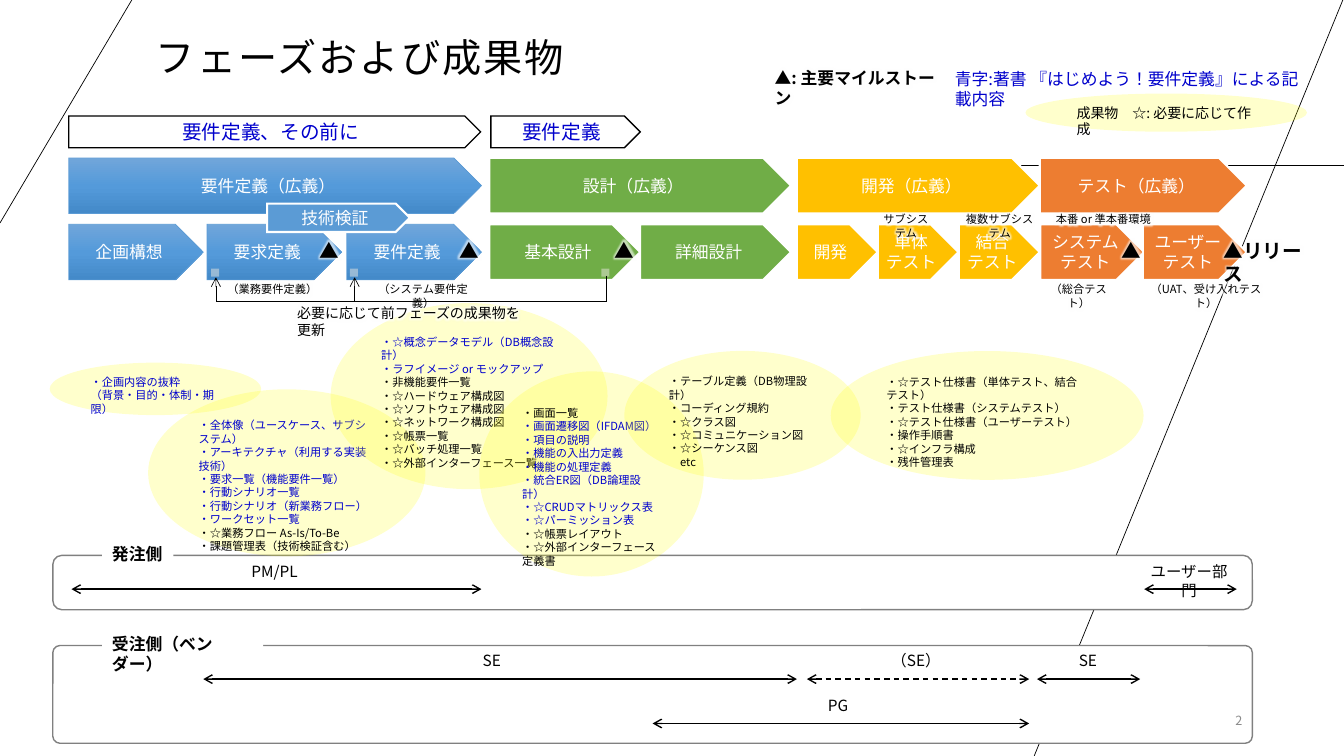
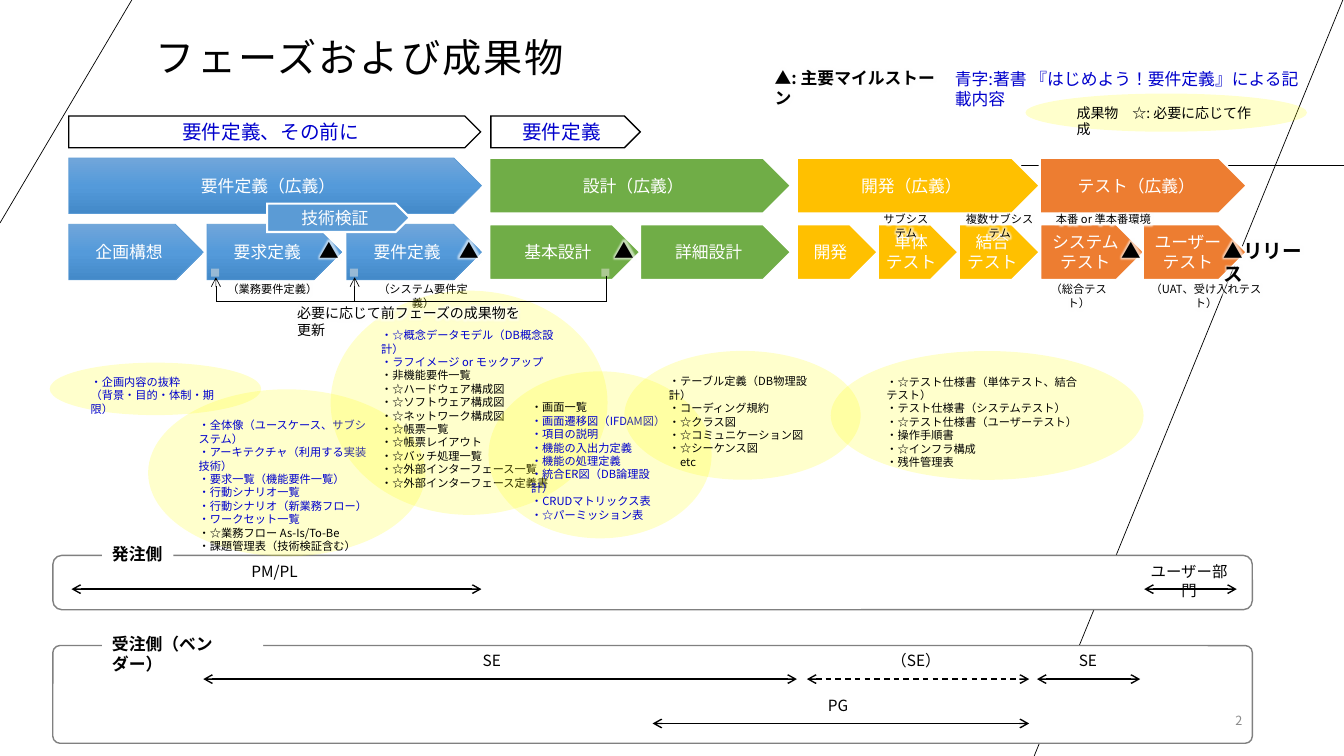
Before and after one commit to atman-33/system-dev-docs, a slide deck: slide 2 of water-fall/システム開発の進め方.pptx. Drawn at 1344x756 pixels with LibreOffice and Linux fonts; fonts in the diff are those of the drawing. Boxes give left, top, right and bottom in pixels: in the first picture for what was removed or moved away, otherwise in the second. Text is boxed around its words. In the diff, an @@ line names an element or a change of style, - is before the commit and + after.

```diff
--- a/water-fall/システム開発の進め方.pptx
+++ b/water-fall/システム開発の進め方.pptx
@@ ellipse "・☆概念データモデル（DB概念設計）": place and size @@
-ellipse "・☆概念データモデル（DB概念設計）" at (331,303,608,490)
+ellipse "・☆概念データモデル（DB概念設計）" at (331,290,608,514)
@@ ellipse "・画面一覧": place and size @@
-ellipse "・画面一覧" at (480,371,705,577)
+ellipse "・画面一覧" at (489,371,712,538)
@@ text in ellipse at (381,436,482,447): paragraph added @@
+・☆帳票レイアウト
@@ text in ellipse at (381,475,548,490): paragraph added @@
+・☆外部インターフェース定義書
@@ text in ellipse at (531,494,651,506): text changed @@
-・☆CRUDマトリックス表
+・CRUDマトリックス表
@@ text in ellipse at (522,528,656,568): paragraphs removed @@
-・☆帳票レイアウト
-・☆外部インターフェース定義書
```
Also in this commit, not shown: 20 other files.
